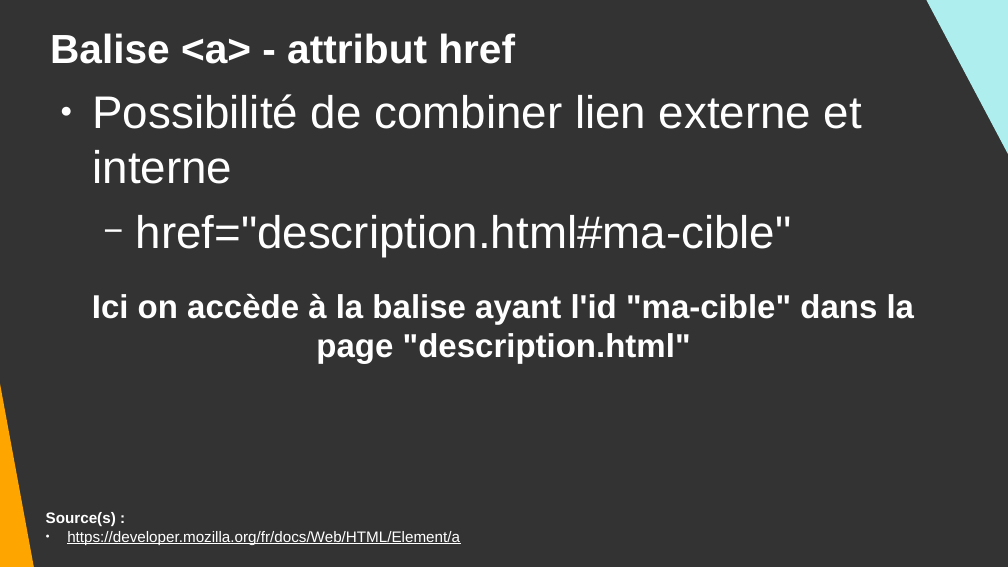
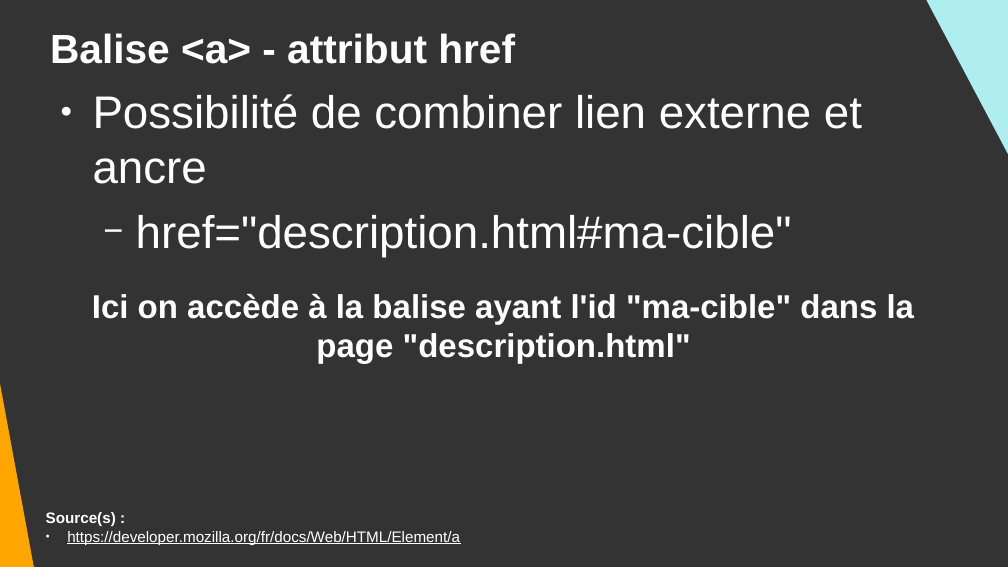
Before and after one commit to DanYellow/cours, a slide deck: slide 34 of integration-web-s1/travaux-pratiques/numero-6/presentation.odp (slide 33 before the commit). Drawn at 1008x567 pixels with LibreOffice and Linux fonts; fonts in the diff are those of the drawing. Boxes give left, top, right and bottom in pixels: in the first picture for what was removed or moved away, otherwise in the second. Text is boxed around its words. In the diff, an @@ line names an element or a change of style, - is before the commit and + after.

```diff
--- a/integration-web-s1/travaux-pratiques/numero-6/presentation.odp
+++ b/integration-web-s1/travaux-pratiques/numero-6/presentation.odp
@@ text at (93,94,862,184): text changed @@
-● Possibilité de combiner lien externe et interne
+● Possibilité de combiner lien externe et ancre
```
Also in this commit, not shown: 10 other slides changed, 1 slide added, 1 other file.
